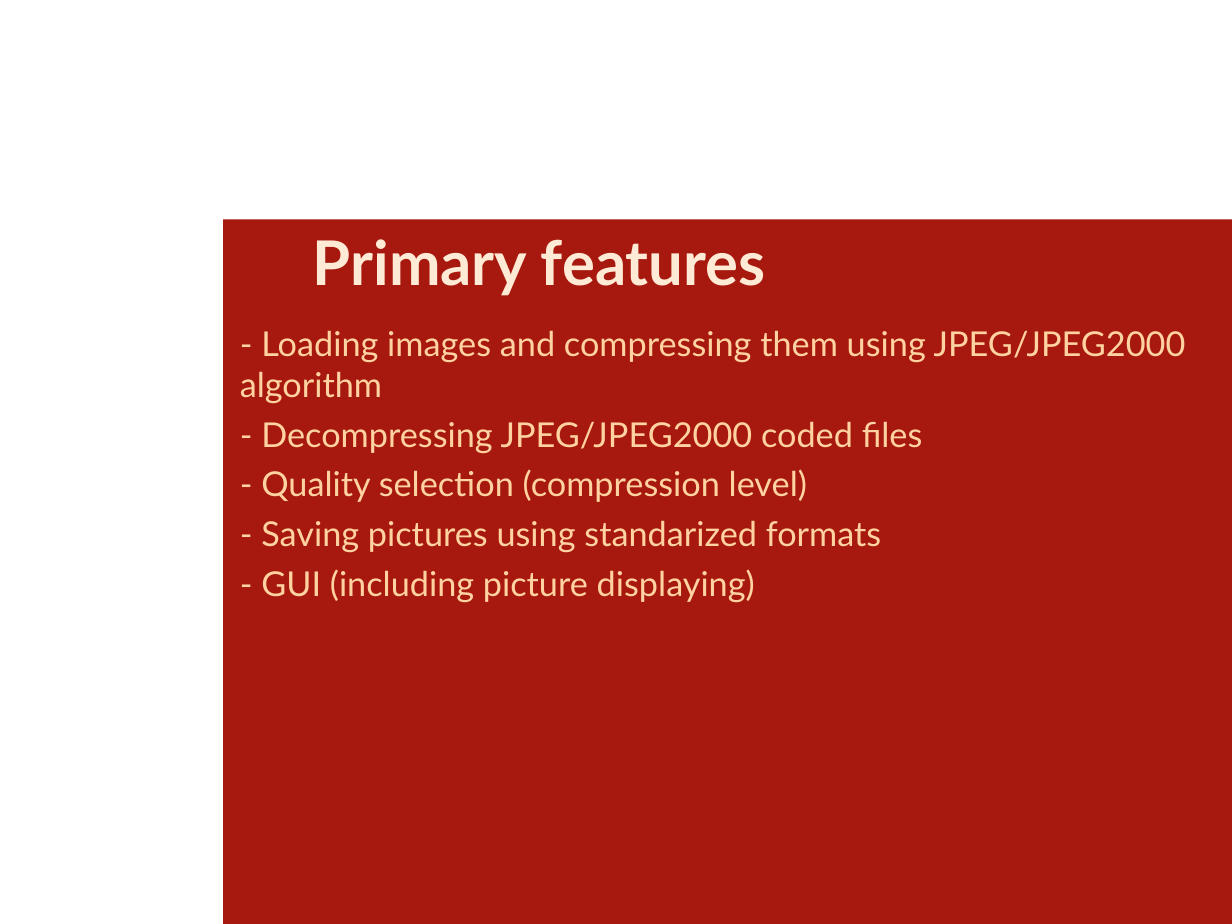
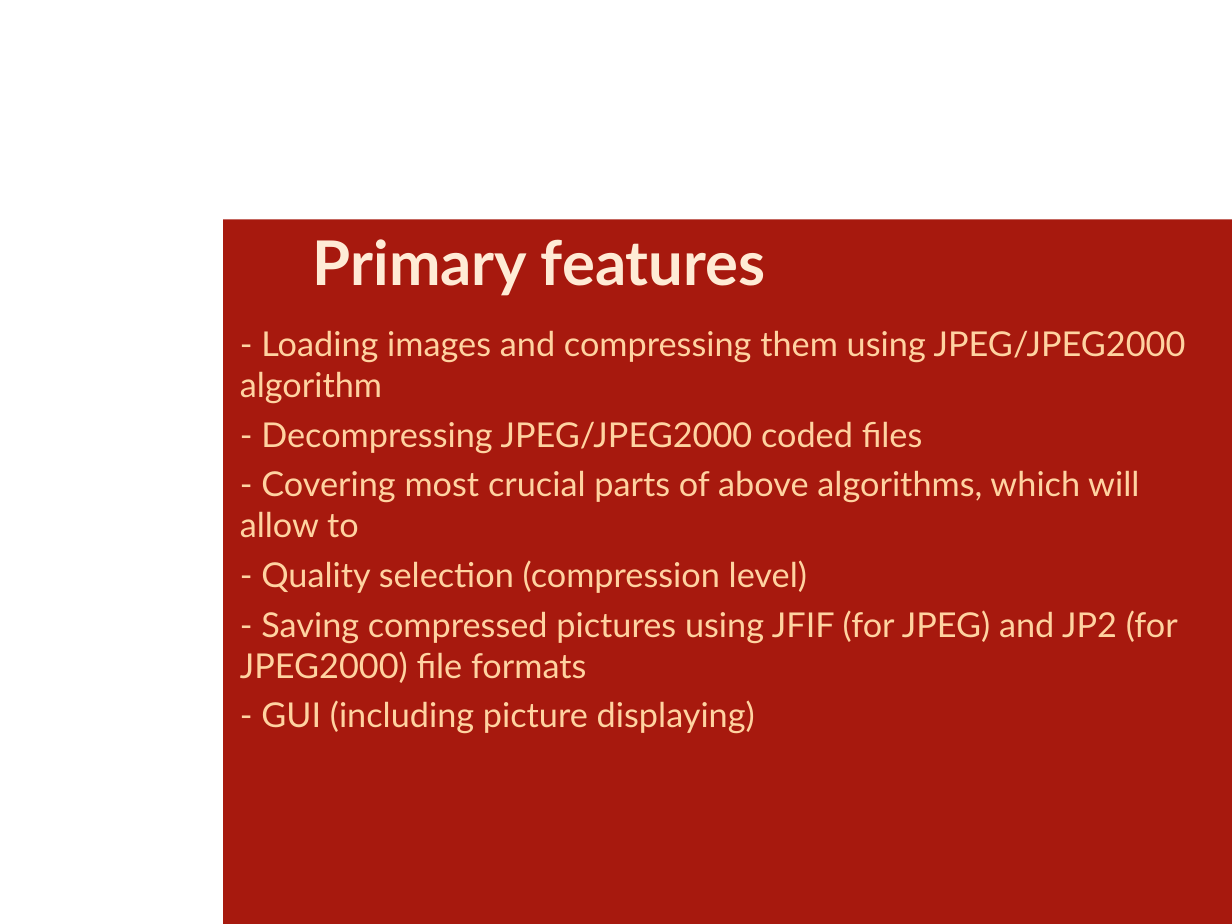
Before and after one commit to ppciesiolkiewicz/jpeg-coder, a slide deck: slide 4 of presentation1.odp. Drawn at 1232x924 pixels with LibreOffice and Linux fonts; fonts in the diff are those of the drawing; background and template pictures are left out. Boxes give left, top, right and bottom in pixels: in the first picture for what was removed or moved away, otherwise in the second. Text is boxed around its words. In the diff, an @@ line names an element or a change of style, - is before the commit and + after.

```diff
--- a/presentation1.odp
+++ b/presentation1.odp
@@ text at box(240, 470, 1139, 538): paragraph added @@
+- Covering most crucial parts of above algorithms, which will allow to
@@ text at box(240, 610, 1178, 683): text changed @@
-- Saving pictures using standarized formats
+- Saving compressed pictures using JFIF (for JPEG) and JP2 (for JPEG2000) file formats
```
Also in this commit, not shown: 4 other slides changed.
